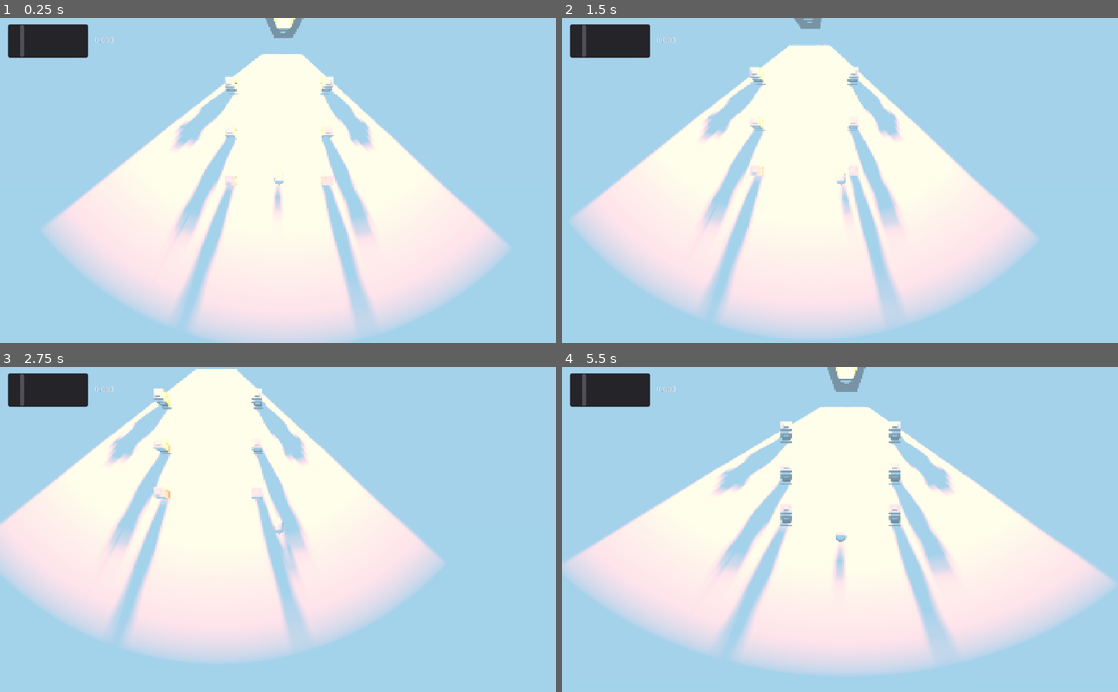
Above: before the commit, frames 1-4 (two rows, left to right).
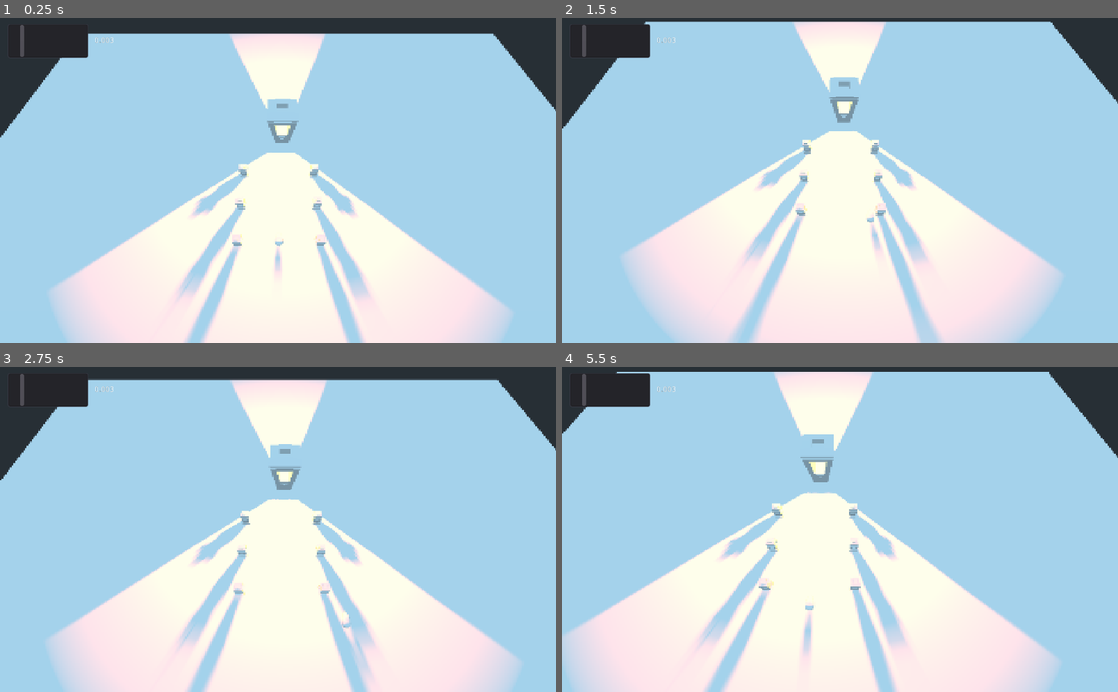
Above: after the commit, the same moments.

Repository: EpEpDragon/Project-Almond
Game: Godot game, scene res://Scenes/Spatial.tscn
The game is run twice, just before and just after one commit, with the same random seed, the same clock (stepped at 60 frames per second) and the same inputs.
Inputs:
- Up to frame 1 (0.25 s): no input
- Up to frame 2 (1.5 s): tap Enter at 0.5 s; hold D (right) 0.53-1.28 s; hold Keypad 2 (camBackward, bound only after the commit) 0.53-1.28 s; tap Keypad 5 (camDown, bound only after the commit) at 0.8, 1.35 s; hold S (backward) from 1.28 s (still down)
- Up to frame 3 (2.75 s): tap Keypad 8 (camForward, bound only after the commit) at 1.55 s; release S (backward) at 2.03 s; hold D (right) from 2.03 s (still down); hold Keypad 8 (camForward, bound only after the commit) from 2.03 s (still down); tap Keypad 4 (camLeft, bound only after the commit) at 2.3 s
- Up to frame 4 (5.5 s): release D (right) at 2.78 s; release Keypad 8 (camForward, bound only after the commit) at 2.78 s; hold W (forward) 2.78-3.53 s; tap Keypad 4 (camLeft, bound only after the commit) at 2.85 s; tap Keypad 6 (camRight, bound only after the commit) at 3.05 s; hold Keypad 6 (camRight, bound only after the commit) 3.53-4.28 s; hold A (left) 3.53-5.03 s; tap Keypad 0 (camUp, bound only after the commit) at 3.8, 4.35 s; tap Keypad 2 (camBackward, bound only after the commit) at 4.55 s; hold S (backward) from 5.03 s (still down); hold Keypad 5 (camDown, bound only after the commit) from 5.03 s (still down); tap C (change_camera) at 5.1 s

The runs differ from the first frame. In frame 1, 41% of the frame differs, in the area x 0-100%, y 0-100%; in frame 2, 37%; in frame 3, 55%; in frame 4, 48%.
Error after the commit: Invalid set index 'current' (on base: 'null instance') with value of type 'bool'. (res://Scripts/Alm_bearer.gd:27)

Commit message:
0.0.0.1
Added camera panning on numpad

Diff:
--- /dev/null
+++ b/Scenes/Perspective.gd
@@ -0,0 +1,24 @@
+extends Camera
+
+# Declare member variables here. Examples:
+# var a = 2
+# var b = "text"
+const MOVE_SPEED = 10
+# Called when the node enters the scene tree for the first time.
+#func _ready():
+	#pass # Replace with function body.
+
+# Called every frame. 'delta' is the elapsed time since the previous frame.
+func _process(delta):
+	if Input.is_action_pressed("camRight"):
+		global_translate(Vector3(MOVE_SPEED * delta,0,0))
+	if Input.is_action_pressed("camLeft"):
+		global_translate(Vector3(-MOVE_SPEED * delta,0,0))
+	if Input.is_action_pressed("camForward"):
+		global_translate(Vector3(0,0,-MOVE_SPEED * delta))
+	if Input.is_action_pressed("camBackward"):
+		global_translate(Vector3(0,0,MOVE_SPEED * delta))
+	if Input.is_action_pressed("camUp"):
+		global_translate(Vector3(0,MOVE_SPEED * delta,0))
+	if Input.is_action_pressed("camDown"):
+		global_translate(Vector3(0,-MOVE_SPEED * delta,0))
--- a/Scenes/Spatial.tscn
+++ b/Scenes/Spatial.tscn
@@ -1,12 +1,13 @@
-[gd_scene load_steps=13 format=2]
+[gd_scene load_steps=14 format=2]
 
-[ext_resource path="res://Scripts/Alm_bearer.gd" type="Script" id=1]
-[ext_resource path="res://Meshes/Player/Alm_bearer.obj" type="ArrayMesh" id=2]
-[ext_resource path="res://Meshes/World/Monolith_large.obj" type="ArrayMesh" id=3]
-[ext_resource path="res://Meshes/World/Monolith_small.obj" type="ArrayMesh" id=4]
-[ext_resource path="res://Pixelatorifier/Pixel_Material.tres" type="Material" id=5]
-[ext_resource path="res://Pixelatorifier/Pixel_Canvas_Setup.gd" type="Script" id=6]
-[ext_resource path="res://Scripts/Label.gd" type="Script" id=7]
+[ext_resource path="res://Scenes/Perspective.gd" type="Script" id=1]
+[ext_resource path="res://Scripts/Alm_bearer.gd" type="Script" id=2]
+[ext_resource path="res://Meshes/Player/Alm_bearer.obj" type="ArrayMesh" id=3]
+[ext_resource path="res://Meshes/World/Monolith_large.obj" type="ArrayMesh" id=4]
+[ext_resource path="res://Meshes/World/Monolith_small.obj" type="ArrayMesh" id=5]
+[ext_resource path="res://Pixelatorifier/Pixel_Material.tres" type="Material" id=6]
+[ext_resource path="res://Pixelatorifier/Pixel_Canvas_Setup.gd" type="Script" id=7]
+[ext_resource path="res://Scripts/Label.gd" type="Script" id=8]
 
 [sub_resource type="CapsuleShape" id=1]
 height = 1.36605
@@ -29,24 +30,24 @@
 
 [node name="Spatial" type="Spatial"]
 
+[node name="Perspective" type="Camera" parent="."]
+transform = Transform( 1, 0, 0, 0, 0.492295, 0.870429, 0, -0.870429, 0.492295, 0, 58.3208, 14.9128 )
+current = true
+far = 256.7
+script = ExtResource( 1 )
+
 [node name="Player" type="RigidBody" parent="."]
 transform = Transform( 1, 0, 0, 0, 1, 0, 0, 0, 1, 0, 1.04993, 0 )
 axis_lock_angular_x = true
 axis_lock_angular_y = true
 axis_lock_angular_z = true
-script = ExtResource( 1 )
+script = ExtResource( 2 )
 
 [node name="Orthogonal" type="Camera" parent="Player"]
 transform = Transform( 1, 0, 0, 0, 0.642788, 0.766044, 0, -0.766044, 0.642788, 0, 41.0974, 32.6239 )
 projection = 1
-current = true
 size = 60.0
 far = 947.1
-
-[node name="Perspective" type="Camera" parent="Player"]
-transform = Transform( 1, 0, 0, 0, -4.37114e-008, 1, 0, -1, -4.37114e-008, 0, 50, 0 )
-current = true
-far = 256.7
 
 [node name="CollisionShape" type="CollisionShape" parent="Player"]
 transform = Transform( 1, 0, 0, 0, 0.784921, 0, 0, 0, 1.00974, 0, -0.160047, -0.714077 )
--- a/project.godot
+++ b/project.godot
@@ -51,6 +51,38 @@
 "events": [ Object(InputEventKey,"resource_local_to_scene":false,"resource_name":"","device":0,"alt":false,"shift":false,"control":false,"meta":false,"command":false,"pressed":false,"scancode":67,"unicode":0,"echo":false,"script":null)
  ]
 }
+camUp={
+"deadzone": 0.5,
+"events": [ Object(InputEventKey,"resource_local_to_scene":false,"resource_name":"","device":0,"alt":false,"shift":false,"control":false,"meta":false,"command":false,"pressed":false,"scancode":16777349,"unicode":0,"echo":false,"script":null)
+, Object(InputEventKey,"resource_local_to_scene":false,"resource_name":"","device":0,"alt":false,"shift":false,"control":false,"meta":false,"command":false,"pressed":false,"scancode":16777350,"unicode":0,"echo":false,"script":null)
+ ]
+}
+camDown={
+"deadzone": 0.5,
+"events": [ Object(InputEventKey,"resource_local_to_scene":false,"resource_name":"","device":0,"alt":false,"shift":false,"control":false,"meta":false,"command":false,"pressed":false,"scancode":16777347,"unicode":0,"echo":false,"script":null)
+, Object(InputEventKey,"resource_local_to_scene":false,"resource_name":"","device":0,"alt":false,"shift":false,"control":false,"meta":false,"command":false,"pressed":false,"scancode":16777355,"unicode":0,"echo":false,"script":null)
+ ]
+}
+camForward={
+"deadzone": 0.5,
+"events": [ Object(InputEventKey,"resource_local_to_scene":false,"resource_name":"","device":0,"alt":false,"shift":false,"control":false,"meta":false,"command":false,"pressed":false,"scancode":16777358,"unicode":0,"echo":false,"script":null)
+ ]
+}
+camBackward={
+"deadzone": 0.5,
+"events": [ Object(InputEventKey,"resource_local_to_scene":false,"resource_name":"","device":0,"alt":false,"shift":false,"control":false,"meta":false,"command":false,"pressed":false,"scancode":16777352,"unicode":0,"echo":false,"script":null)
+ ]
+}
+camLeft={
+"deadzone": 0.5,
+"events": [ Object(InputEventKey,"resource_local_to_scene":false,"resource_name":"","device":0,"alt":false,"shift":false,"control":false,"meta":false,"command":false,"pressed":false,"scancode":16777354,"unicode":0,"echo":false,"script":null)
+ ]
+}
+camRight={
+"deadzone": 0.5,
+"events": [ Object(InputEventKey,"resource_local_to_scene":false,"resource_name":"","device":0,"alt":false,"shift":false,"control":false,"meta":false,"command":false,"pressed":false,"scancode":16777356,"unicode":0,"echo":false,"script":null)
+ ]
+}
 
 [rendering]
 
Not shown: 4 places in Scenes/Spatial.tscn that only renumber resources
